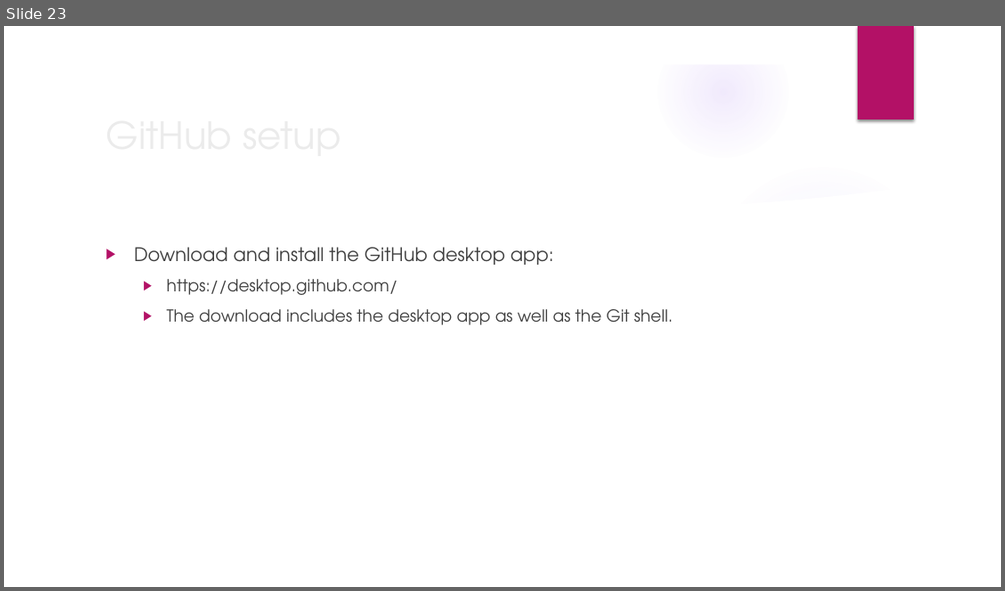
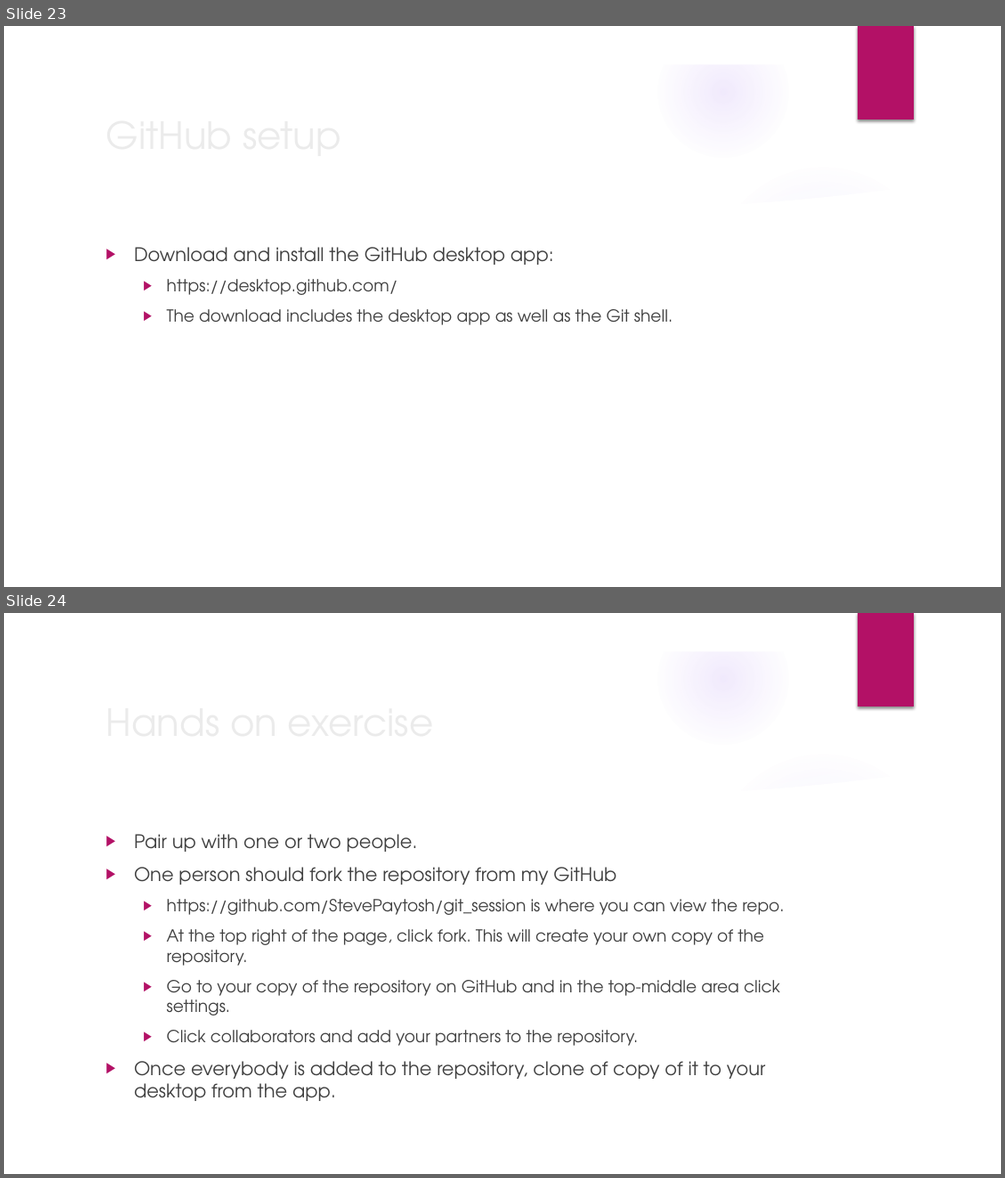
Before and after one commit to cdobos/git_session, a slide deck: Intro to git.pptx. Shown one above the other, each under a label of ours: slide 23 before the commit, slides 23 and 24 after it. The pictures are 1005x591 and 1005x1178 pixels, drawn with LibreOffice and Linux fonts; fonts in the diff are those of the drawing; background and template pictures are left out. Boxes give left, top, right and bottom in pixels: in the first picture for what was removed or moved away, otherwise in the second. Text is boxed around its words. In the diff, an @@ line names an element or a change of style, - is before the commit and + after.

Commit message:
added instructions for hands on practice

```diff
--- a/Intro to git.pptx
+++ b/Intro to git.pptx
@@ slide 24 added at <box>4,613,1001,1174</box>, background picture (left out); not listed: 9 template elements that a slide beside it also shows @@
@@ title added at <box>98,692,815,750</box>, 36 pt, text #EBEBEB @@
+Hands on exercise
@@ text added at <box>134,834,784,1101</box>, 16 pt, text #404040 @@
+▶ Pair up with one or two people.
+▶ One person should fork the repository from my GitHub
+  ▶ https://github.com/StevePaytosh/git_session is where you can view the repo.
+  ▶ At the top right of the page, click fork. This will create your own copy of the repository.
+  ▶ Go to your copy of the repository on GitHub and in the top-middle area click settings.
+  ▶ Click collaborators and add your partners to the repository.
+▶ Once everybody is added to the repository, clone of copy of it to your desktop from the app.
```
Also in this commit, not shown: 2 other slides added.
